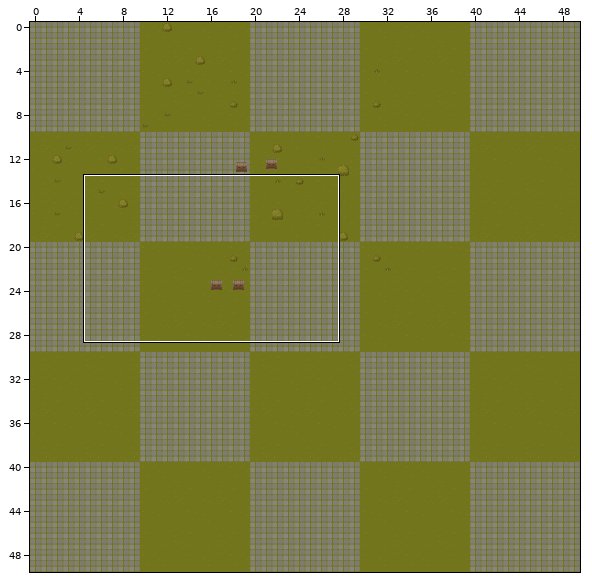
Tiled map (JSON): PixiJS/assets/tilemaps/TreasureHunter2D.tmj. Above, an overview of the earlier version with the close-up marked.
Close-up. First the earlier version:
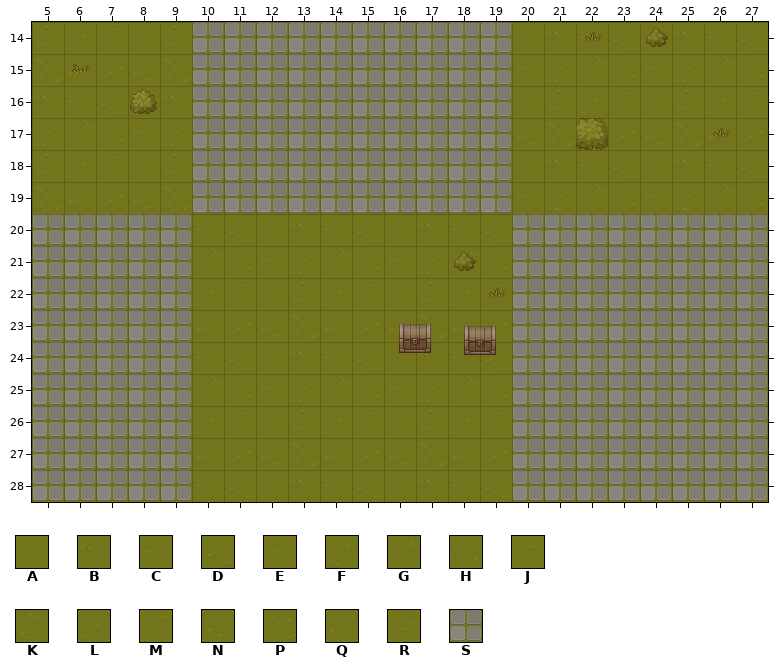
Cells are 32x32 px. Shown: x 5..27, y 14..28.
Key: from "GrassTileset": A 0, B 1, C 2, D 3, E 8, F 9, G 10, H 11, J 16, K 17, L 18, M 19, N 24, P 25, Q 26, R 27, S 32.
_ is an empty cell, # one hidden under a higher layer.
Layers that did not change in this view are not listed.
Layer "GroundLayer" before, first column x 5:
14 KLMJKSSSSSSSSSSABCDABCD
15 PQRNPSSSSSSSSSSEFGHEFGH
16 BCDABSSSSSSSSSSJKLMJKLM
17 FGHEFSSSSSSSSSSNPQRNPQR
18 KLMJKSSSSSSSSSSABCDABCD
19 PQRNPSSSSSSSSSSEFGHEFGH
20 SSSSSCDABCDABCDSSSSSSSS
21 SSSSSGHEFGHEFGHSSSSSSSS
22 SSSSSLMJKLMJKLMSSSSSSSS
23 SSSSSQRNPQRNPQRSSSSSSSS
24 SSSSSCDABCDABCDSSSSSSSS
25 SSSSSGHEFGHEFGHSSSSSSSS
26 SSSSSLMJKLMJKLMSSSSSSSS
27 SSSSSQRNPQRNPQRSSSSSSSS
28 SSSSSCDABCDABCDSSSSSSSS
After the commit:
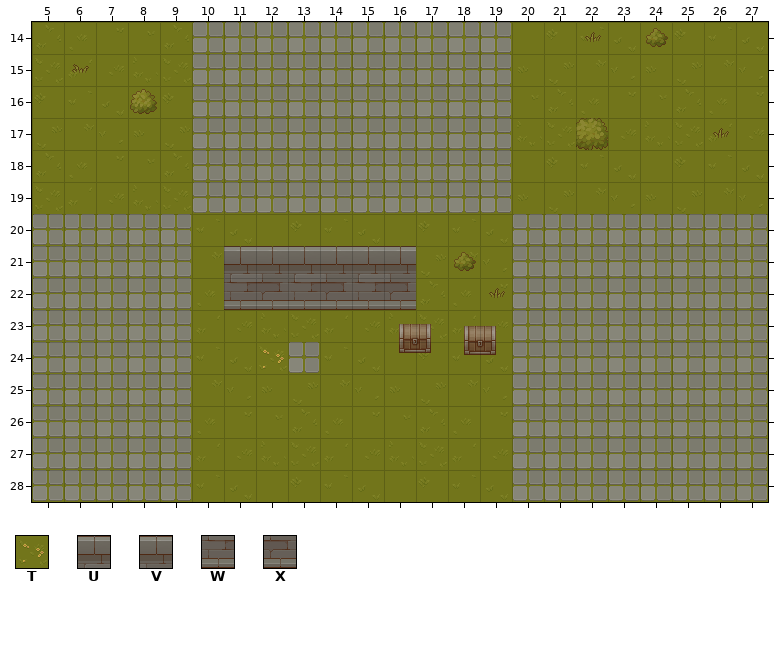
Further tiles: from "GrassTileset": T 29; from "WallTileset": U 145, V 146, W 161, X 162.
Tiles of an added or newly shown layer are drawn over the layers below it.
Edits made:
Changed rows in their new state; . is an unchanged cell.
Layer "GroundLayer":
first column x 12:
22 ..#
24 TS.
Layer "Walls" (added):
first column x 11:
21 UVUVUV
22 WXWXWX
Where, in picture pixels (left, top, right, bottom), the same in both close-ups:
changed: (224, 246, 416, 310)
changed: (259, 342, 319, 373)
